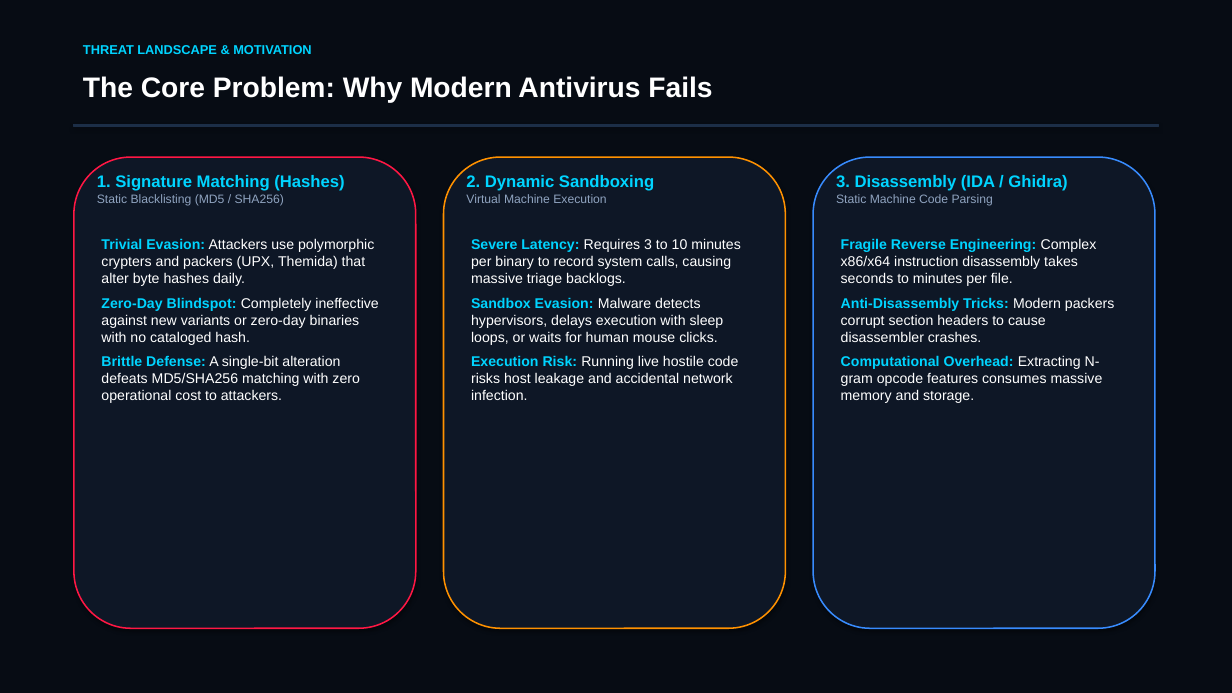
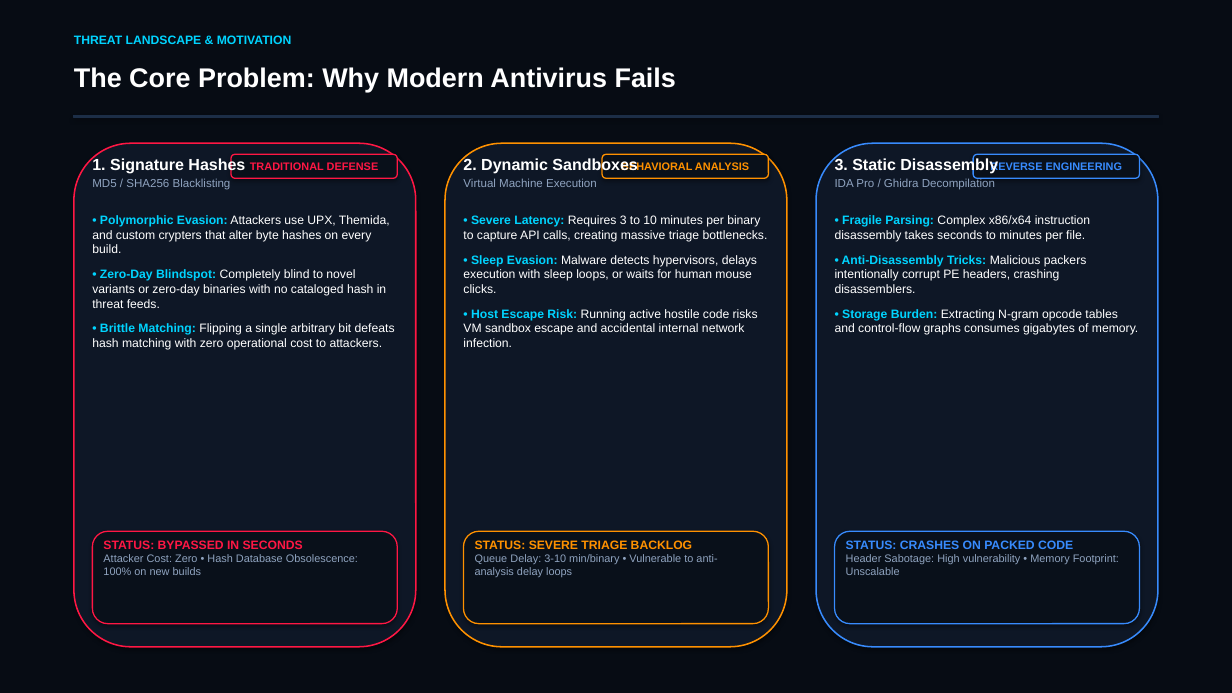
Before and after one commit to ManasPatel126/MalVision, a slide deck: slide 2 of MalVision_Presentation.pptx. Drawn at 1232x693 pixels with LibreOffice and Linux fonts; fonts in the diff are those of the drawing. Boxes give left, top, right and bottom in pixels: in the first picture for what was removed or moved away, otherwise in the second. Text is boxed around its words. In the diff, an @@ line names an element or a change of style, - is before the commit and + after.

Commit message:
fix(presentation): replace heavy image embeds with pure vector illustrations and fix card text overflow

```diff
--- a/MalVision_Presentation.pptx
+++ b/MalVision_Presentation.pptx
@@ text "THREAT LANDSCAPE & MOTIVATION" at box(74, 35, 292, 44): size 10 to 9.5 pt @@
@@ text "The Core Problem: Why Modern ..." at box(74, 67, 676, 92): size 22 to 21 pt @@
@@ rectangle: place and size @@
-rectangle at box(74, 125, 1158, 127)
+rectangle at box(74, 116, 1158, 117)
@@ rounded rectangle: place and size @@
-rounded rectangle at box(74, 157, 416, 628)
+rounded rectangle at box(74, 143, 416, 647)
@@ rounded rectangle: place and size @@
-rounded rectangle at box(444, 157, 786, 628)
+rounded rectangle at box(445, 143, 787, 647)
@@ rounded rectangle: place and size @@
-rounded rectangle at box(813, 157, 1155, 628)
+rounded rectangle at box(816, 143, 1158, 647)
@@ text at box(92, 157, 245, 190): text changed; size 9.5 to 9 pt @@
-1. Signature Matching (Hashes)
-Static Blacklisting (MD5 / SHA256)
+1. Signature Hashes
+MD5 / SHA256 Blacklisting
@@ rounded rectangle added at box(231, 154, 397, 178), fill #09101A, outline #FF1744 1 pt, 8.5 pt, text #FF1744, bold @@
+TRADITIONAL DEFENSE
@@ text at box(463, 157, 637, 174): text changed; size 13 to 12.5 pt; text colour #00D4FF to #FFFFFF @@
-2. Dynamic Sandboxing
+2. Dynamic Sandboxes
@@ text at box(463, 178, 597, 187): size 9.5 to 9 pt in "Virtual Machine Execution"; more space between paragraphs @@
@@ text "2. Dynamic Sandboxes": place and size @@
-text "2. Dynamic Sandboxes" at box(466, 175, 654, 203)
+text "2. Dynamic Sandboxes" at box(463, 157, 637, 187)
@@ rounded rectangle added at box(603, 154, 769, 178), fill #09101A, outline #FF9100 1 pt, 8.5 pt, text #FF9100, bold @@
+BEHAVIORAL ANALYSIS
@@ text at box(835, 157, 998, 190): text changed; size 13 to 9 pt; text colour #00D4FF to #8FA3BF; bold off @@
-3. Disassembly (IDA / Ghidra)
-Static Machine Code Parsing
+3. Static Disassembly
+IDA Pro / Ghidra Decompilation
@@ rounded rectangle added at box(973, 154, 1140, 178), fill #09101A, outline #388BFD 1 pt, 8.5 pt, text #388BFD, bold @@
+REVERSE ENGINEERING
@@ text at box(92, 215, 395, 350): text changed; size 11 to 9.5 pt @@
-Trivial Evasion: Attackers use polymorphic crypters and packers (UPX, Themida) that alter byte hashes daily.
-Zero-Day Blindspot: Completely ineffective against new variants or zero-day binaries with no cataloged hash.
-Brittle Defense: A single-bit alteration defeats MD5/SHA256 matching with zero operational cost to attackers.
+• Polymorphic Evasion: Attackers use UPX, Themida, and custom crypters that alter byte hashes on every build.
+• Zero-Day Blindspot: Completely blind to novel variants or zero-day binaries with no cataloged hash in threat feeds.
+• Brittle Matching: Flipping a single arbitrary bit defeats hash matching with zero operational cost to attackers.
@@ text at box(463, 215, 768, 347): text changed; size 11 to 9.5 pt @@
-Severe Latency: Requires 3 to 10 minutes per binary to record system calls, causing massive triage backlogs.
-Sandbox Evasion: Malware detects hypervisors, delays execution with sleep loops, or waits for human mouse clicks.
-Execution Risk: Running live hostile code risks host leakage and accidental network infection.
+• Severe Latency: Requires 3 to 10 minutes per binary to capture API calls, creating massive triage bottlenecks.
+• Sleep Evasion: Malware detects hypervisors, delays execution with sleep loops, or waits for human mouse clicks.
+• Host Escape Risk: Running active hostile code risks VM sandbox escape and accidental internal network infection.
@@ text at box(835, 215, 1138, 335): text changed; size 11 to 9.5 pt @@
-Fragile Reverse Engineering: Complex x86/x64 instruction disassembly takes seconds to minutes per file.
-Anti-Disassembly Tricks: Modern packers corrupt section headers to cause disassembler crashes.
-Computational Overhead: Extracting N-gram opcode features consumes massive memory and storage.
+• Fragile Parsing: Complex x86/x64 instruction disassembly takes seconds to minutes per file.
+• Anti-Disassembly Tricks: Malicious packers intentionally corrupt PE headers, crashing disassemblers.
+• Storage Burden: Extracting N-gram opcode tables and control-flow graphs consumes gigabytes of memory.
@@ rounded rectangle added at box(92, 531, 397, 624), fill #09101A, outline #FF1744 1 pt @@
@@ text added at box(103, 539, 358, 575), 8.5 pt, text #8FA3BF @@
+STATUS: BYPASSED IN SECONDS
+Attacker Cost: Zero • Hash Database Obsolescence: 100% on new builds
@@ rounded rectangle added at box(464, 531, 769, 624), fill #09101A, outline #FF9100 1 pt @@
@@ rounded rectangle added at box(835, 531, 1140, 624), fill #09101A, outline #388BFD 1 pt @@
@@ text added at box(475, 540, 717, 577), 8.5 pt, text #8FA3BF @@
+STATUS: SEVERE TRIAGE BACKLOG
+Queue Delay: 3-10 min/binary • Vulnerable to anti-analysis delay loops
@@ text added at box(846, 540, 1119, 575), 8.5 pt, text #8FA3BF @@
+STATUS: CRASHES ON PACKED CODE
+Header Sabotage: High vulnerability • Memory Footprint: Unscalable
```
Also in this commit, not shown: 8 other slides changed, 3 slides added, 3 slides removed, 1 other file.
